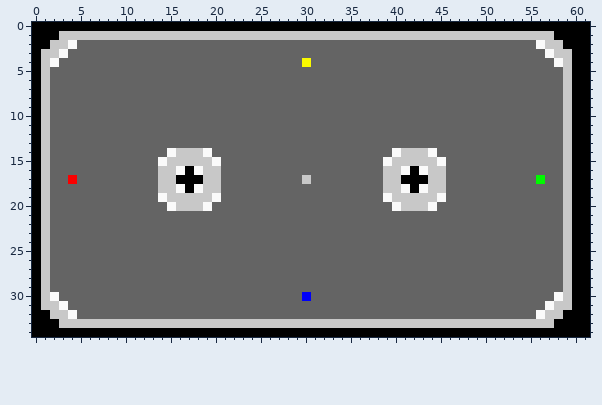
Two versions of one pixel-art sprite, DiskWars/DiskWars/DiskWarsContent/maps/testmap.png. Above is the file before it was changed.
The file is 62x35 pixels.
Now the later version:
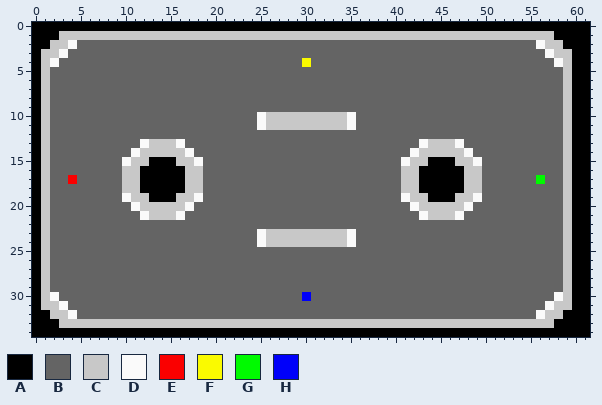
Palette (. is transparent): A #000000  B #646464  C #c8c8c8  D #fafafa  E #fa0000  F #fafa00  G #00fa00  H #0000fa
The edit:
@@ x 0..61 @@
  9 ACBBBBBBBBBBBBBBBBBBBBBBBBBBBBBBBBBBBBBBBBBBBBBBBBBBBBBBBBBCAA
-10 ACBBBBBBBBBBBBBBBBBBBBBBBBBBBBBBBBBBBBBBBBBBBBBBBBBBBBBBBBBCAA
-11 ACBBBBBBBBBBBBBBBBBBBBBBBBBBBBBBBBBBBBBBBBBBBBBBBBBBBBBBBBBCAA
+10 ACBBBBBBBBBBBBBBBBBBBBBBBDCCCCCCCCCDBBBBBBBBBBBBBBBBBBBBBBBCAA
+11 ACBBBBBBBBBBBBBBBBBBBBBBBDCCCCCCCCCDBBBBBBBBBBBBBBBBBBBBBBBCAA
 12 ACBBBBBBBBBBBBBBBBBBBBBBBBBBBBBBBBBBBBBBBBBBBBBBBBBBBBBBBBBCAA
-13 ACBBBBBBBBBBBBBBBBBBBBBBBBBBBBBBBBBBBBBBBBBBBBBBBBBBBBBBBBBCAA
-14 ACBBBBBBBBBBBBBDCCCDBBBBBBBBBBBBBBBBBBBBDCCCDBBBBBBBBBBBBBBCAA
-15 ACBBBBBBBBBBBBDCCCCCDBBBBBBBBBBBBBBBBBBDCCCCCDBBBBBBBBBBBBBCAA
-16 ACBBBBBBBBBBBBCCDADCCBBBBBBBBBBBBBBBBBBCCDADCCBBBBBBBBBBBBBCAA
-17 ACBBEBBBBBBBBBCCAAACCBBBBBBBBBCBBBBBBBBCCAAACCBBBBBBBBBBGBBCAA
-18 ACBBBBBBBBBBBBCCDADCCBBBBBBBBBBBBBBBBBBCCDADCCBBBBBBBBBBBBBCAA
-19 ACBBBBBBBBBBBBDCCCCCDBBBBBBBBBBBBBBBBBBDCCCCCDBBBBBBBBBBBBBCAA
-20 ACBBBBBBBBBBBBBDCCCDBBBBBBBBBBBBBBBBBBBBDCCCDBBBBBBBBBBBBBBCAA
-21 ACBBBBBBBBBBBBBBBBBBBBBBBBBBBBBBBBBBBBBBBBBBBBBBBBBBBBBBBBBCAA
+13 ACBBBBBBBBBBDCCCDBBBBBBBBBBBBBBBBBBBBBBBBBBDCCCDBBBBBBBBBBBCAA
+14 ACBBBBBBBBBDCCCCCDBBBBBBBBBBBBBBBBBBBBBBBBDCCCCCDBBBBBBBBBBCAA
+15 ACBBBBBBBBDCCAAACCDBBBBBBBBBBBBBBBBBBBBBBDCCAAACCDBBBBBBBBBCAA
+16 ACBBBBBBBBCCAAAAACCBBBBBBBBBBBBBBBBBBBBBBCCAAAAACCBBBBBBBBBCAA
+17 ACBBEBBBBBCCAAAAACCBBBBBBBBBBBBBBBBBBBBBBCCAAAAACCBBBBBBGBBCAA
+18 ACBBBBBBBBCCAAAAACCBBBBBBBBBBBBBBBBBBBBBBCCAAAAACCBBBBBBBBBCAA
+19 ACBBBBBBBBDCCAAACCDBBBBBBBBBBBBBBBBBBBBBBDCCAAACCDBBBBBBBBBCAA
+20 ACBBBBBBBBBDCCCCCDBBBBBBBBBBBBBBBBBBBBBBBBDCCCCCDBBBBBBBBBBCAA
+21 ACBBBBBBBBBBDCCCDBBBBBBBBBBBBBBBBBBBBBBBBBBDCCCDBBBBBBBBBBBCAA
 22 ACBBBBBBBBBBBBBBBBBBBBBBBBBBBBBBBBBBBBBBBBBBBBBBBBBBBBBBBBBCAA
-23 ACBBBBBBBBBBBBBBBBBBBBBBBBBBBBBBBBBBBBBBBBBBBBBBBBBBBBBBBBBCAA
-24 ACBBBBBBBBBBBBBBBBBBBBBBBBBBBBBBBBBBBBBBBBBBBBBBBBBBBBBBBBBCAA
+23 ACBBBBBBBBBBBBBBBBBBBBBBBDCCCCCCCCCDBBBBBBBBBBBBBBBBBBBBBBBCAA
+24 ACBBBBBBBBBBBBBBBBBBBBBBBDCCCCCCCCCDBBBBBBBBBBBBBBBBBBBBBBBCAA
 25 ACBBBBBBBBBBBBBBBBBBBBBBBBBBBBBBBBBBBBBBBBBBBBBBBBBBBBBBBBBCAA
Pixel boxes of the changes (left, top, right, bottom) in both pictures:
changed: (257, 112, 356, 130)
changed: (122, 139, 221, 220)
changed: (383, 139, 482, 220)
changed: (302, 175, 311, 184)
changed: (257, 229, 356, 247)
